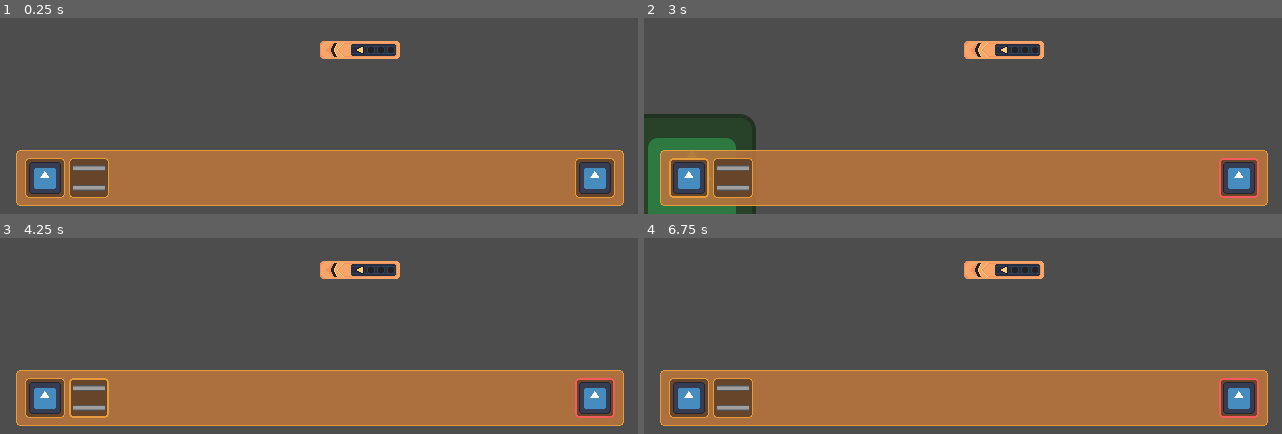
Above: before the commit, frames 1-4 (two rows, left to right).
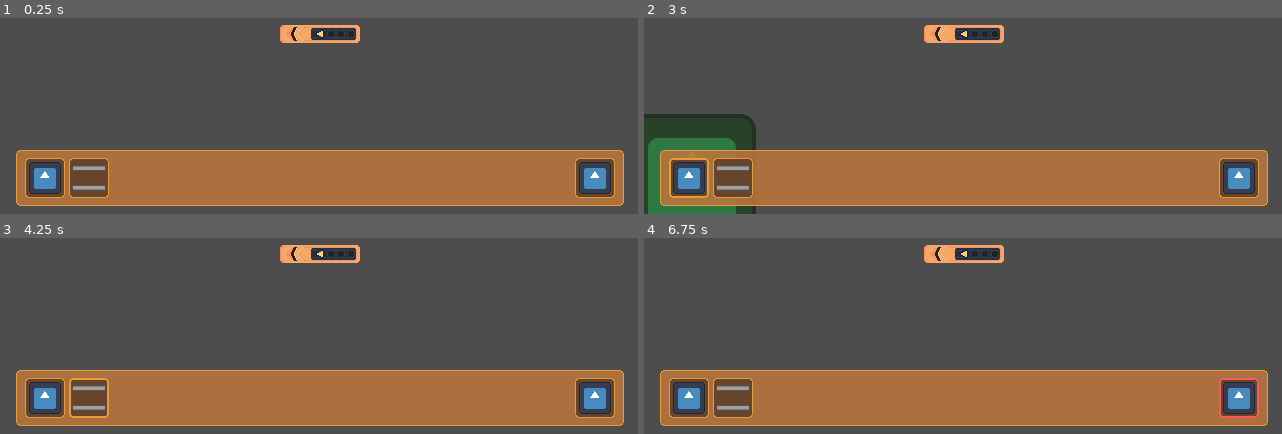
Above: after the commit, the same moments.

Repository: kodiitulip/on-the-rails
Game: Godot game, scene res://Scenes/main.tscn
The game is run twice, just before and just after one commit, with the same random seed, the same clock (stepped at 60 frames per second) and the same inputs. The engine's default icon, where the game draws it, is replaced by a stand-in: a white triangle on a blue panel in a dark square.
Inputs (mouse positions are in pixels of both pictures, inside the frame that each line leads up to):
- Up to frame 1 (0.25 s): no input
- Up to frame 2 (3 s): click (688, 178) at 0.5 s; click (733, 178) at 1.25 s; click (1237, 178) at 2 s; click (688, 178) at 2.75 s
- Up to frame 3 (4.25 s): click (89, 398) at 3.5 s
- Up to frame 4 (6.75 s): click (1237, 398) at 4.25 s; click (688, 398) at 5 s; click (733, 398) at 5.75 s; click (1237, 398) at 6.5 s

The runs differ from the first frame. In frame 1, 2.2% of the frame differs, in the area x 43-63%, y 3-21%; in frame 2, 2.4%, in the area x 43-97%, y 3-92%; in frame 3, 2.4%; in frame 4, 2.2%.

Commit message:
Finished implementing destroying bildings, reorganization of files and code

Diff:
--- a/Scenes/Buildings/Railroads/Depots/depot.tscn
+++ b/Scenes/Buildings/Railroads/Depots/depot.tscn
@@ -191,8 +191,12 @@
 [node name="Depot" instance=ExtResource("1_8drja")]
 material = SubResource("ShaderMaterial_ywogs")
 
-[node name="Icon" parent="." index="0"]
-position = Vector2(0, 9.53674e-07)
-
-[node name="CollisionShape2D" type="CollisionShape2D" parent="Collision" index="0"]
+[node name="CollisionShape" type="CollisionShape2D" parent="." index="0"]
+position = Vector2(0.5, 0)
 shape = SubResource("RectangleShape2D_mg7ph")
+
+[node name="SelectBox" parent="." index="2"]
+offset_left = -64.0
+offset_top = -64.0
+offset_right = 64.0
+offset_bottom = 64.0
--- a/Scenes/Buildings/Railroads/Tracks/track.tscn
+++ b/Scenes/Buildings/Railroads/Tracks/track.tscn
@@ -2,45 +2,45 @@
 
 [ext_resource type="PackedScene" uid="uid://bxknq77fh541" path="res://Scenes/Buildings/building.tscn" id="1_e67g2"]
 [ext_resource type="Script" path="res://Scenes/Buildings/Railroads/Tracks/track.gd" id="2_byv7d"]
-[ext_resource type="Texture2D" uid="uid://cuavlmqqttskv" path="res://Assets/track.png" id="3_us3ws"]
-
-[sub_resource type="VisualShaderNodeBooleanParameter" id="VisualShaderNodeBooleanParameter_jksja"]
+[ext_resource type="Texture2D" uid="uid://cuavlmqqttskv" path="res://Assets/Sprites/Railroads/Tracks/track.png" id="4_o8g15"]
+
+[sub_resource type="VisualShaderNodeBooleanParameter" id="VisualShaderNodeBooleanParameter_h5mk2"]
 parameter_name = "IsPreview"
 default_value_enabled = true
 
-[sub_resource type="VisualShaderNodeIf" id="VisualShaderNodeIf_1wcp4"]
+[sub_resource type="VisualShaderNodeIf" id="VisualShaderNodeIf_txxqf"]
 default_input_values = [0, 0.0, 1, 1.0, 2, 1e-05, 3, Vector3(0, 0, 0), 4, Vector3(0, 0, 0), 5, Vector3(0, 0, 0)]
 
-[sub_resource type="VisualShaderNodeIf" id="VisualShaderNodeIf_h3ahi"]
+[sub_resource type="VisualShaderNodeIf" id="VisualShaderNodeIf_00ttl"]
 default_input_values = [0, 0.0, 1, 1.0, 2, 1e-05, 3, Vector3(0.8, 0, 0), 4, Vector3(0.8, 0, 0), 5, Vector3(1, 0, 0)]
 
-[sub_resource type="VisualShaderNodeFloatOp" id="VisualShaderNodeFloatOp_uqspg"]
+[sub_resource type="VisualShaderNodeFloatOp" id="VisualShaderNodeFloatOp_67hhb"]
 operator = 2
 
-[sub_resource type="VisualShaderNodeInput" id="VisualShaderNodeInput_30bse"]
+[sub_resource type="VisualShaderNodeInput" id="VisualShaderNodeInput_08u5n"]
 expanded_output_ports = [0]
 input_name = "color"
 
-[sub_resource type="VisualShaderNodeBooleanParameter" id="VisualShaderNodeBooleanParameter_abrgc"]
+[sub_resource type="VisualShaderNodeBooleanParameter" id="VisualShaderNodeBooleanParameter_i0j28"]
 parameter_name = "IsPlaceable"
 default_value_enabled = true
 default_value = true
 
-[sub_resource type="VisualShaderNodeIf" id="VisualShaderNodeIf_cu7op"]
+[sub_resource type="VisualShaderNodeIf" id="VisualShaderNodeIf_14qwt"]
 default_input_values = [0, 0.0, 1, 1.0, 2, 1e-05, 3, Vector3(0, 0, 0), 4, Vector3(0, 0, 0), 5, Vector3(0, 0, 0)]
 
-[sub_resource type="VisualShaderNodeVectorOp" id="VisualShaderNodeVectorOp_t3qf1"]
+[sub_resource type="VisualShaderNodeVectorOp" id="VisualShaderNodeVectorOp_2kbev"]
 default_input_values = [0, Quaternion(0, 0, 0, 0), 1, Quaternion(0, 0, 0, 0)]
 op_type = 2
 operator = 2
 
-[sub_resource type="VisualShaderNodeColorConstant" id="VisualShaderNodeColorConstant_tp66p"]
+[sub_resource type="VisualShaderNodeColorConstant" id="VisualShaderNodeColorConstant_lewqk"]
 constant = Color(0.459852, 1, 0.317708, 1)
 
-[sub_resource type="VisualShaderNodeColorConstant" id="VisualShaderNodeColorConstant_fndp2"]
+[sub_resource type="VisualShaderNodeColorConstant" id="VisualShaderNodeColorConstant_n7smu"]
 constant = Color(0.98865, 0.310309, 0.361039, 1)
 
-[sub_resource type="VisualShaderNodeVectorOp" id="VisualShaderNodeVectorOp_afsl5"]
+[sub_resource type="VisualShaderNodeVectorOp" id="VisualShaderNodeVectorOp_kgl1h"]
 default_input_values = [0, Quaternion(0, 0, 0, 0), 1, Quaternion(0, 0, 0, 0)]
 op_type = 2
 operator = 2
@@ -188,14 +188,19 @@
 shader_parameter/IsPlaceable = true
 
 [sub_resource type="RectangleShape2D" id="RectangleShape2D_jcr2j"]
-size = Vector2(22, 30)
+size = Vector2(16, 30)
 
 [node name="Track" instance=ExtResource("1_e67g2")]
 material = SubResource("ShaderMaterial_jvc1i")
 script = ExtResource("2_byv7d")
 
-[node name="Icon" parent="." index="0"]
-texture = ExtResource("3_us3ws")
-
-[node name="CollisionShape" type="CollisionShape2D" parent="Collision" index="0"]
+[node name="CollisionShape" type="CollisionShape2D" parent="." index="0"]
 shape = SubResource("RectangleShape2D_jcr2j")
+
+[node name="Icon" parent="." index="1"]
+texture = ExtResource("4_o8g15")
+
+[node name="SelectBox" parent="." index="2"]
+offset_left = -12.0
+offset_top = -10.0
+offset_bottom = 10.0
--- a/Scenes/Buildings/building.gd
+++ b/Scenes/Buildings/building.gd
@@ -1,10 +1,9 @@
-extends Node2D
+extends Area2D
 class_name Building
 
 signal collided(is_colliding: bool)
 
 const placeable_shader: VisualShader = preload("res://UI/Builder/Shaders/placeable_shader.tres")
-const outline_shader: VisualShader = preload("res://UI/Builder/Shaders/outline_shader.tres")
 
 enum Orientation {
 	N,
@@ -24,8 +23,12 @@
 
 func _ready() -> void:
 	material_backup = material
-	$Collision.area_entered.connect(_on_collision_area_entered)
-	$Collision.area_exited.connect(_on_collision_area_exited)
+	area_entered.connect(_on_collision_area_entered)
+	area_exited.connect(_on_collision_area_exited)
+
+
+func _update_select_box_visiblility(toggled: bool) -> void:
+	$SelectBox.visible = toggled
 
 
 func _update_shader_is_preview(value: bool) -> void:
@@ -39,19 +42,21 @@
 	material.set_shader_parameter("IsPlaceable", value)
 
 
+func _demolish_self() -> void:
+	queue_free()
+
+
 func _on_collision_area_entered(area) -> void:
-	if !_is_preview:
-		return
-	objects.append(area)
-	collided.emit(true)
+	if _is_preview:
+		objects.append(area)
+		collided.emit(true)
 
 
 func _on_collision_area_exited(area) -> void:
-	if !_is_preview:
-		return
-	objects.remove_at(objects.find(area))
-	if objects.size() <= 0:
-		collided.emit(false)
+	if _is_preview:
+		objects.remove_at(objects.find(area))
+		if objects.size() <= 0:
+			collided.emit(false)
 
 
 func _reset_shader_material() -> void:
--- a/Scenes/Buildings/building.tscn
+++ b/Scenes/Buildings/building.tscn
@@ -1,19 +1,33 @@
-[gd_scene load_steps=3 format=3 uid="uid://bxknq77fh541"]
+[gd_scene load_steps=4 format=3 uid="uid://bxknq77fh541"]
 
 [ext_resource type="Script" path="res://Scenes/Buildings/building.gd" id="1_mn2nh"]
 [ext_resource type="Texture2D" uid="uid://cx3qqaqk6c6bi" path="res://icon.svg" id="2_sl2yu"]
+[ext_resource type="Texture2D" uid="uid://dhhgjr568pyq1" path="res://Assets/UI/outline_box.png" id="3_i8ccn"]
 
-[node name="Building" type="Node2D"]
+[node name="Building" type="Area2D"]
+collision_layer = 2
+collision_mask = 2
 script = ExtResource("1_mn2nh")
 
 [node name="Icon" type="Sprite2D" parent="."]
 use_parent_material = true
 texture = ExtResource("2_sl2yu")
 
-[node name="Collision" type="Area2D" parent="."]
-collision_layer = 2
-collision_mask = 2
-
-[node name="SubBuildings" type="Node2D" parent="."]
-unique_name_in_owner = true
-use_parent_material = true
+[node name="SelectBox" type="NinePatchRect" parent="."]
+visible = false
+anchors_preset = 15
+anchor_right = 1.0
+anchor_bottom = 1.0
+offset_right = 12.0
+offset_bottom = 12.0
+grow_horizontal = 2
+grow_vertical = 2
+texture = ExtResource("3_i8ccn")
+draw_center = false
+region_rect = Rect2(0, 0, 16, 16)
+patch_margin_left = 8
+patch_margin_top = 8
+patch_margin_right = 8
+patch_margin_bottom = 8
+axis_stretch_horizontal = 2
+axis_stretch_vertical = 2
--- a/Scenes/main.tscn
+++ b/Scenes/main.tscn
@@ -2,7 +2,7 @@
 
 [ext_resource type="Script" path="res://Scripts/panning_camera.gd" id="1_haewf"]
 [ext_resource type="PackedScene" uid="uid://b8ockt1tysyry" path="res://UI/ui_manager.tscn" id="1_ut2lw"]
-[ext_resource type="Texture2D" uid="uid://by71etoiufin5" path="res://Assets/train_engine.png" id="2_2c6x6"]
+[ext_resource type="Texture2D" uid="uid://by71etoiufin5" path="res://Assets/Sprites/Railroads/TrainCars/train_engine.png" id="3_6fufx"]
 
 [node name="Main" type="Node2D"]
 
@@ -17,5 +17,4 @@
 [node name="BuildingContainer" type="Node2D" parent="WorldContainer" groups=["building_container"]]
 
 [node name="TrainEngine" type="Sprite2D" parent="WorldContainer"]
-position = Vector2(40, 16)
-texture = ExtResource("2_2c6x6")
+texture = ExtResource("3_6fufx")
--- a/Scripts/Managers/builder_manager.gd
+++ b/Scripts/Managers/builder_manager.gd
@@ -4,6 +4,7 @@
 signal demolish_toggled(toggled: bool)
 
 const grid_size: Vector2i = Vector2i(8,8)
+const demolish_helper: PackedScene = preload("res://UI/Builder/mouse_collision.tscn")
 
 enum State {
 	NONE,
@@ -19,44 +20,32 @@
 var _builder_ui: BuilderUI
 var _current_preview: Building
 var _building_container: Node2D
+var _cursor_collision: CursorCollision
 
 #region Virtual Functions
 func _ready() -> void:
 	_building_container = get_tree().get_first_node_in_group("building_container")
 	_create_preview_container()
 	_get_builder_ui()
+	_create_cursor_collison()
 
 
 func _process(_delta: float) -> void:
-	_update_preview(_get_cursor_pos())
+	_update_preview(_get_mouse_pos())
 
 
 func _unhandled_input(event: InputEvent) -> void:
-	if event.is_action_pressed("place_building"):
+	if event.is_action_pressed("place_destroy_building"):
 		_place_building_in_world()
+		_demolish_buidling_in_world()
 #endregion
 
 
-#region BuilderManagement State Machine
-func _enter_build_mode(obj: Building) -> void:
-	_current_state = State.BUILD
-	_clear_preview()
-	_current_preview = obj
-	_current_preview.collided.connect(_handle_preview_collision)
-	_current_preview._is_preview = true
-	_preview_container.add_child(_current_preview)
-
-
-func _exit_build_mode() -> void:
-	_current_state = State.NONE
-	demolish_toggled.emit(_current_state == State.DESTROY)
-	_clear_preview()
-
-
+#region Build/Destroy/Select
 func _place_building_in_world() -> void:
-	if !_current_preview or \
-			!_current_state == State.BUILD or \
-			!_current_preview._is_placeable:
+	if _current_state != State.BUILD:
+		return
+	if !_current_preview or !_current_preview._is_placeable:
 		return
 
 	var placeable: Building = _current_preview.duplicate()
@@ -73,9 +62,47 @@
 		_exit_build_mode()
 
 
-func _toggle_demolish_mode() -> void:
+func _demolish_buidling_in_world() -> void:
+	if _current_state != State.DESTROY:
+		return
+
+	if _cursor_collision._current_selected:
+		_cursor_collision._current_selected._demolish_self()
+
+
+func _select_building(build: Building) -> void:
+	build._update_select_box_visiblility(true)
+	pass
+
+
+func _deselect_building(build: Building) -> void:
+	build._update_select_box_visiblility(false)
+	pass
+#endregion
+
+
+#region BuilderManagement State Machine
+func _enter_build_mode(obj: Building) -> void:
 	if _current_state == State.DESTROY:
-		_current_state = State.NONE
+		_toggle_demolish_mode(State.BUILD)
+	else:
+		_current_state = State.BUILD
+	_clear_preview()
+	_current_preview = obj
+	_current_preview.collided.connect(_handle_preview_collision)
+	_current_preview._is_preview = true
+	_preview_container.add_child(_current_preview)
+
+
+func _exit_build_mode() -> void:
+	_current_state = State.NONE
+	demolish_toggled.emit(_current_state == State.DESTROY)
+	_clear_preview()
+
+
+func _toggle_demolish_mode(state_to: State = State.NONE) -> void:
+	if _current_state == State.DESTROY:
+		_current_state = state_to
 	else:
 		_current_state = State.DESTROY
 	demolish_toggled.emit(_current_state == State.DESTROY)
@@ -87,9 +114,9 @@
 	_current_preview._is_placeable = !is_colliding
 
 
-func _update_preview(cursor_pos: Vector2i) -> void:
+func _update_preview(mouse_pos: Vector2i) -> void:
 	if _current_state == State.BUILD:
-		_current_preview.position = cursor_pos
+		_current_preview.position = mouse_pos.snapped(grid_size)
 
 	if Input.is_action_just_pressed("exit_build_mode"):
 		_exit_build_mode()
@@ -104,11 +131,10 @@
 	demolish_toggled.connect(_builder_ui._update_demolish_overlay)
 
 
-func _get_cursor_pos() -> Vector2i:
+func _get_mouse_pos() -> Vector2:
 	var camera: Camera2D = get_viewport().get_camera_2d()
 	var mouse_pos: Vector2 = camera.get_global_mouse_position()
-	var cursor_pos: Vector2i = mouse_pos.snapped(grid_size)
-	return cursor_pos
+	return mouse_pos
 
 
 func _clear_preview() -> void:
@@ -120,6 +146,14 @@
 	_current_preview = null
 
 
+func _create_cursor_collison() -> void:
+	_cursor_collision = demolish_helper.instantiate()
+	_cursor_collision.z_index += 1
+	add_child.call_deferred(_cursor_collision)
+	_cursor_collision.building_selected.connect(_select_building)
+	_cursor_collision.building_deselected.connect(_deselect_building)
+
+
 func _create_preview_container() -> void:
 	_preview_container = Node2D.new()
 	_preview_container.name = "BuildPreview"
--- a/UI/Builder/Shaders/outline_shader.tres
+++ /dev/null
@@ -1,73 +0,0 @@
-[gd_resource type="VisualShader" load_steps=7 format=3 uid="uid://st6iuup71abh"]
-
-[sub_resource type="VisualShaderNodeFloatParameter" id="VisualShaderNodeFloatParameter_rw2yl"]
-parameter_name = "OutlineWidth"
-hint = 2
-max = 30.0
-default_value_enabled = true
-
-[sub_resource type="VisualShaderNodeColorParameter" id="VisualShaderNodeColorParameter_q54sp"]
-parameter_name = "OutlineColor"
-default_value_enabled = true
-
-[sub_resource type="VisualShaderNodeFloatOp" id="VisualShaderNodeFloatOp_rekfy"]
-operator = 2
-
-[sub_resource type="VisualShaderNodeFloatConstant" id="VisualShaderNodeFloatConstant_2x3cn"]
-constant = -4.0
-
-[sub_resource type="VisualShaderNodeInput" id="VisualShaderNodeInput_c35dp"]
-expanded_output_ports = [0]
-input_name = "color"
-
-[sub_resource type="VisualShaderNodeVectorOp" id="VisualShaderNodeVectorOp_vifma"]
-default_input_values = [0, Quaternion(0, 0, 0, 0), 1, Quaternion(0, 0, 0, 0)]
-op_type = 2
-operator = 2
-
-[resource]
-code = "shader_type canvas_item;
-render_mode blend_mix, unshaded;
-
-uniform vec4 OutlineColor : source_color = vec4(1.000000, 1.000000, 1.000000, 1.000000);
-
-
-
-void fragment() {
-// ColorParameter:3
-	vec4 n_out3p0 = OutlineColor;
-
-
-// Input:7
-	vec4 n_out7p0 = COLOR;
-	float n_out7p4 = n_out7p0.a;
-
-
-// VectorOp:8
-	vec4 n_out8p0 = n_out3p0 * n_out7p0;
-
-
-// Output:0
-	COLOR.rgb = vec3(n_out8p0.xyz);
-
-
-}
-"
-graph_offset = Vector2(-553.367, 138.828)
-mode = 1
-flags/unshaded = true
-flags/light_only = false
-nodes/fragment/0/position = Vector2(-280, 340)
-nodes/fragment/2/node = SubResource("VisualShaderNodeFloatParameter_rw2yl")
-nodes/fragment/2/position = Vector2(-780, 0)
-nodes/fragment/3/node = SubResource("VisualShaderNodeColorParameter_q54sp")
-nodes/fragment/3/position = Vector2(-780, 240)
-nodes/fragment/4/node = SubResource("VisualShaderNodeFloatOp_rekfy")
-nodes/fragment/4/position = Vector2(-560, 500)
-nodes/fragment/6/node = SubResource("VisualShaderNodeFloatConstant_2x3cn")
-nodes/fragment/6/position = Vector2(-720, 540)
-nodes/fragment/7/node = SubResource("VisualShaderNodeInput_c35dp")
-nodes/fragment/7/position = Vector2(-820, 400)
-nodes/fragment/8/node = SubResource("VisualShaderNodeVectorOp_vifma")
-nodes/fragment/8/position = Vector2(-520, 300)
-nodes/fragment/connections = PackedInt32Array(6, 0, 4, 1, 7, 4, 4, 0, 7, 0, 8, 1, 3, 0, 8, 0, 8, 0, 0, 0)
--- a/UI/Builder/Shaders/placeable_shader.tres
+++ b/UI/Builder/Shaders/placeable_shader.tres
@@ -97,7 +97,6 @@
 
 }
 "
-graph_offset = Vector2(-949.742, 240.764)
 mode = 1
 flags/unshaded = true
 flags/light_only = false
--- a/UI/Builder/builder_ui.tscn
+++ b/UI/Builder/builder_ui.tscn
@@ -4,7 +4,7 @@
 [ext_resource type="Texture2D" uid="uid://cx3qqaqk6c6bi" path="res://icon.svg" id="3_lhk0c"]
 [ext_resource type="PackedScene" uid="uid://xcwdolfsija6" path="res://Scenes/Buildings/Railroads/Depots/depot.tscn" id="4_p7j6n"]
 [ext_resource type="Script" path="res://UI/Builder/building_data.gd" id="5_stiyj"]
-[ext_resource type="Texture2D" uid="uid://cuavlmqqttskv" path="res://Assets/track.png" id="6_x2uck"]
+[ext_resource type="Texture2D" uid="uid://cuavlmqqttskv" path="res://Assets/Sprites/Railroads/Tracks/track.png" id="6_u3hmp"]
 [ext_resource type="Theme" uid="uid://dci65vvl4aep7" path="res://UI/main_theme.tres" id="7_cyg03"]
 [ext_resource type="PackedScene" uid="uid://b2vbn26jqv268" path="res://Scenes/Buildings/Railroads/Tracks/track.tscn" id="7_dd6cl"]
 
@@ -17,7 +17,7 @@
 [sub_resource type="Resource" id="Resource_rmton"]
 script = ExtResource("5_stiyj")
 building_name_id = "core.buildings.railroads.track"
-building_button_icon = ExtResource("6_x2uck")
+building_button_icon = ExtResource("6_u3hmp")
 building_scene = ExtResource("7_dd6cl")
 
 [node name="BuilderUI" type="Control" groups=["builder_ui"]]
--- a/UI/Builder/demolish_helper.tscn
+++ /dev/null
@@ -1,28 +0,0 @@
-[gd_scene load_steps=3 format=3 uid="uid://dt2mm66gov58s"]
-
-[ext_resource type="Texture2D" uid="uid://cx3qqaqk6c6bi" path="res://icon.svg" id="2_xu2j6"]
-
-[sub_resource type="CircleShape2D" id="CircleShape2D_nco70"]
-radius = 2.0
-
-[node name="MarginContainer" type="MarginContainer"]
-anchors_preset = -1
-anchor_right = 0.05
-anchor_bottom = 0.0888889
-mouse_filter = 2
-theme_override_constants/margin_left = 4
-theme_override_constants/margin_top = 4
-theme_override_constants/margin_right = 4
-theme_override_constants/margin_bottom = 4
-metadata/_edit_use_anchors_ = true
-
-[node name="TextureRect" type="TextureRect" parent="."]
-layout_mode = 2
-mouse_filter = 2
-texture = ExtResource("2_xu2j6")
-expand_mode = 1
-
-[node name="MouseCollision" type="Area2D" parent="."]
-
-[node name="CollisionShape" type="CollisionShape2D" parent="MouseCollision"]
-shape = SubResource("CircleShape2D_nco70")
--- /dev/null
+++ b/UI/Builder/mouse_collision.gd
@@ -0,0 +1,33 @@
+extends Area2D
+class_name CursorCollision
+
+signal building_selected(building: Building)
+signal building_deselected(building: Building)
+
+var _objects: Array[Building]
+var _current_selected: Building
+
+func _ready() -> void:
+	area_entered.connect(_on_area_entered)
+	area_exited.connect(_on_area_exited)
+
+
+func _process(_delta: float) -> void:
+	position = get_global_mouse_position()
+
+
+func _on_area_entered(area: Building) -> void:
+	if area._is_preview:
+		return
+	_objects.append(area)
+	_current_selected = _objects[_objects.size() - 1]
+	building_selected.emit(_current_selected)
+
+
+func _on_area_exited(area: Building) -> void:
+	if area._is_preview:
+		return
+	_objects.remove_at(_objects.find(area))
+	if _current_selected:
+		_current_selected = null
+	building_deselected.emit(area)
--- /dev/null
+++ b/UI/Builder/mouse_collision.tscn
@@ -0,0 +1,13 @@
+[gd_scene load_steps=3 format=3 uid="uid://dt2mm66gov58s"]
+
+[ext_resource type="Script" path="res://UI/Builder/mouse_collision.gd" id="1_768s0"]
+
+[sub_resource type="CircleShape2D" id="CircleShape2D_nco70"]
+radius = 0.2
+
+[node name="MouseCollision" type="Area2D"]
+collision_mask = 2
+script = ExtResource("1_768s0")
+
+[node name="CollisionShape" type="CollisionShape2D" parent="."]
+shape = SubResource("CircleShape2D_nco70")
--- a/project.godot
+++ b/project.godot
@@ -57,7 +57,7 @@
 "events": [Object(InputEventKey,"resource_local_to_scene":false,"resource_name":"","device":-1,"window_id":0,"alt_press …(182 unchanged characters)…
 ]
 }
-place_building={
+place_destroy_building={
 "deadzone": 0.5,
 "events": [Object(InputEventMouseButton,"resource_local_to_scene":false,"resource_name":"","device":-1,"window_id":0,"a …(257 unchanged characters)…
 ]
Renamed: Assets/crosstie.png -> Assets/Sprites/Railroads/Tracks/crosstie.png
Not shown, changed: Assets/Sprites/Railroads/Tracks/crosstie.png.import
Renamed: Assets/track.png -> Assets/Sprites/Railroads/Tracks/track.png
Not shown, changed: Assets/Sprites/Railroads/Tracks/track.png.import
Renamed: Assets/train_car.png -> Assets/Sprites/Railroads/TrainCars/train_car.png
Not shown, changed: Assets/Sprites/Railroads/TrainCars/train_car.png.import
Renamed: Assets/train_engine.png -> Assets/Sprites/Railroads/TrainCars/train_engine.png
Not shown, added: Assets/Sprites/Railroads/TrainCars/train_engine.png.import
Renamed: Assets/train_wheels.png -> Assets/Sprites/Railroads/TrainCars/train_wheels.png
Not shown, changed: Assets/Sprites/Railroads/TrainCars/train_wheels.png.import
Renamed: Assets/arrow.png -> Assets/UI/arrow.png
Not shown, changed: Assets/UI/arrow.png.import
(and 5 more such lines)
